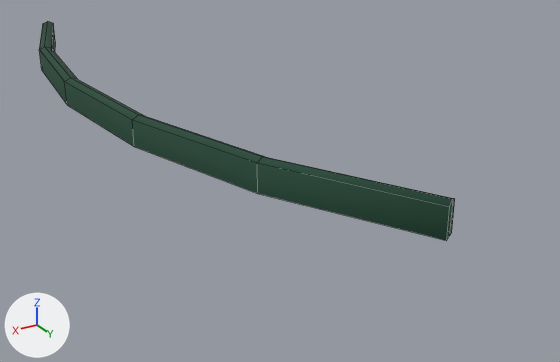
A saved change to the FBX model BrackeysGameJam/Assets/_Main/Models/Walls/Ring72.fbx.
Before and after are seen from a 50 mm camera at (139.1, 109.6, 34.7) aimed at (85.8, 20.9, -9.7). The lights are fixed; the arrows at lower left show +X, +Y and +Z. Mesh edges are drawn as thin lines. Where no turn or scale is listed for an object, it has been applied to the vertices.

In view in the first picture: 'Ring72'.
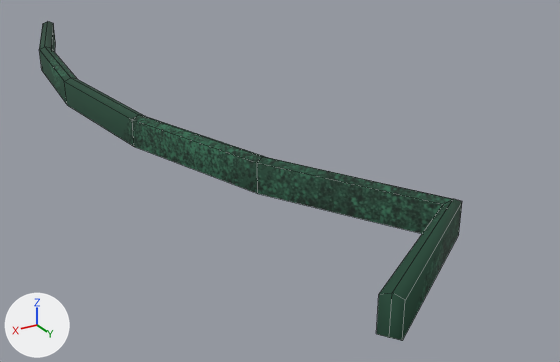
Edits to the bpy script that builds the scene:
```text
Change me_circle_010:
    used by ob_ring72; location = (0.0, 0.0, 0.0)
    verts and faces of me_circle_010; kept vertices keep their numbers, new ones are numbered from 32
    before: 5 (89.5, 59.8, 0.0) at pixel (451, 232), 11 (91.2, 60.9, 0.0) at pixel (446, 240), 17 (89.5, 59.8, 3.6) at pixel (454, 198), 23 (91.2, 60.9, 3.6) at pixel (449, 206), 28 (90.4, 60.4, 4.0) at pixel (452, 198)
    before: 30 (90.4, 60.4, 0.0) at pixel (449, 236)
    remove me_circle_010.from_pydata(...)  # 32 vertices, 24 faces; spans x 89.5..109.7, y -42.0..60.9, z 0.0..4.0
    add me_circle_010.from_pydata(...)  # 40 vertices, 28 faces; spans x 62.5..109.7, y -42.0..71.7, z 0.0..4.0
    me_circle_010 part 1
    add delete_vertices([30])  # with the faces that use them
    add verts[5] = (89.4, 60.6, 0.0)  # moved, pixel (458, 234)
    add verts[17] = (89.4, 60.6, 3.6)  # moved, pixel (462, 201)
    add verts[11] = (91.4, 60.2, 0.0)  # moved
    add verts[23] = (91.4, 60.2, 3.6)  # moved, pixel (443, 204)
    add verts[32] = (105.4, 71.7, 0.0)  # pixel (402, 340)
    add verts[33] = (106.5, 69.9, 0.0)  # pixel (376, 333)
    add verts[34] = (105.9, 70.8, 0.0)  # pixel (389, 337)
    add verts[35] = (105.4, 71.7, 3.6)  # pixel (405, 300)
    add verts[36] = (106.5, 69.9, 3.6)  # pixel (378, 294)
    add verts[37] = (105.9, 70.8, 4.0)  # pixel (392, 292)
    add faces += [(17, 28, 37, 35), (23, 36, 37, 28), (32, 35, 37, 34), (5, 17, 35, 32), (33, 34, 37, 36), (11, 33, 36, 23)]
    me_circle_010 part 2: 22 kept faces spanning x 89.4..109.7, y -42.0..60.6, z 0.0..4.0 get new texture (UV) coordinates
```

Where the change shows, as pixel boxes (x1, y1, x2, y2) in the pictures (560 x 362 px):
'Ring72', reshaped: before (39, 21, 455, 241); after (39, 21, 462, 341)
part 1 of me_circle_010, built on: before (257, 157, 455, 241); after (257, 157, 462, 341)
part 2 of me_circle_010, surface changed: (50, 64, 261, 193) in both
